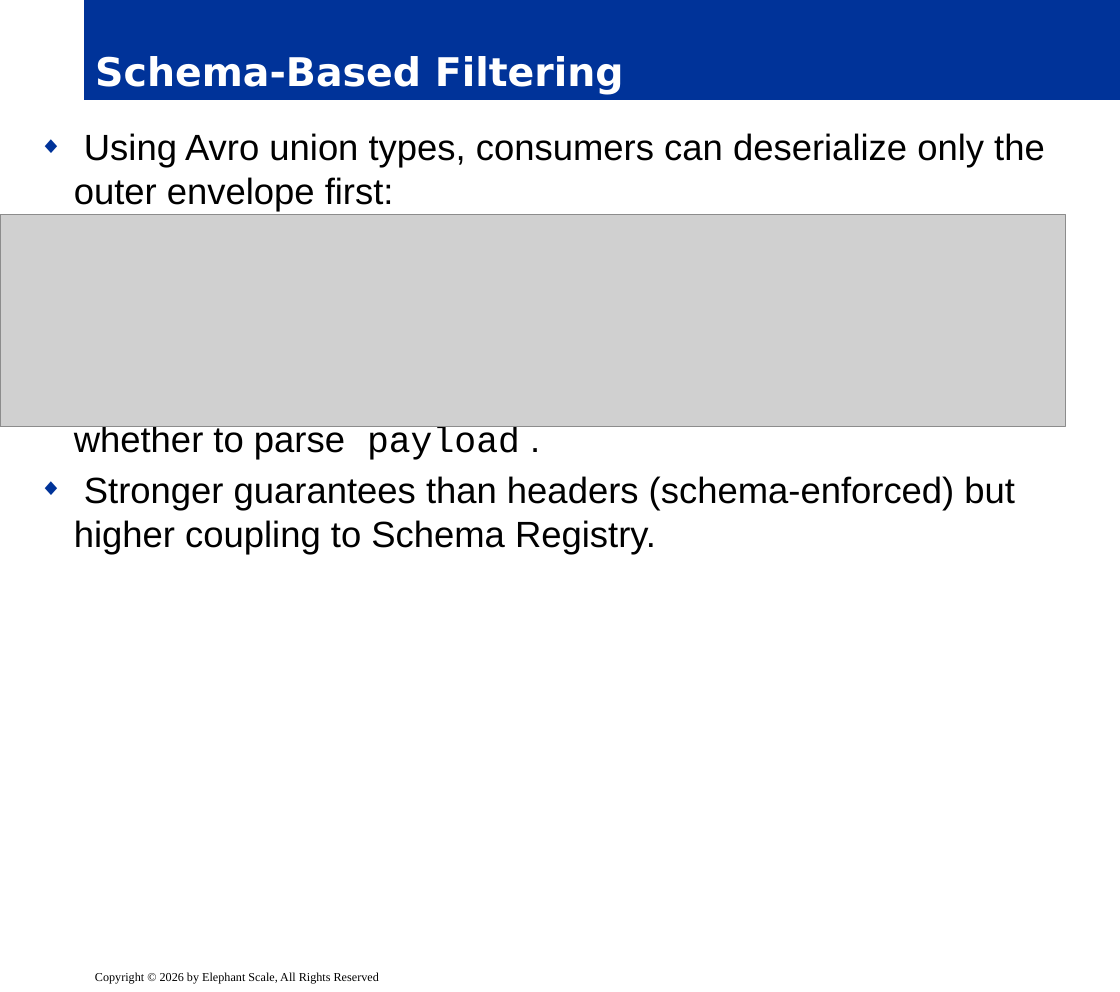
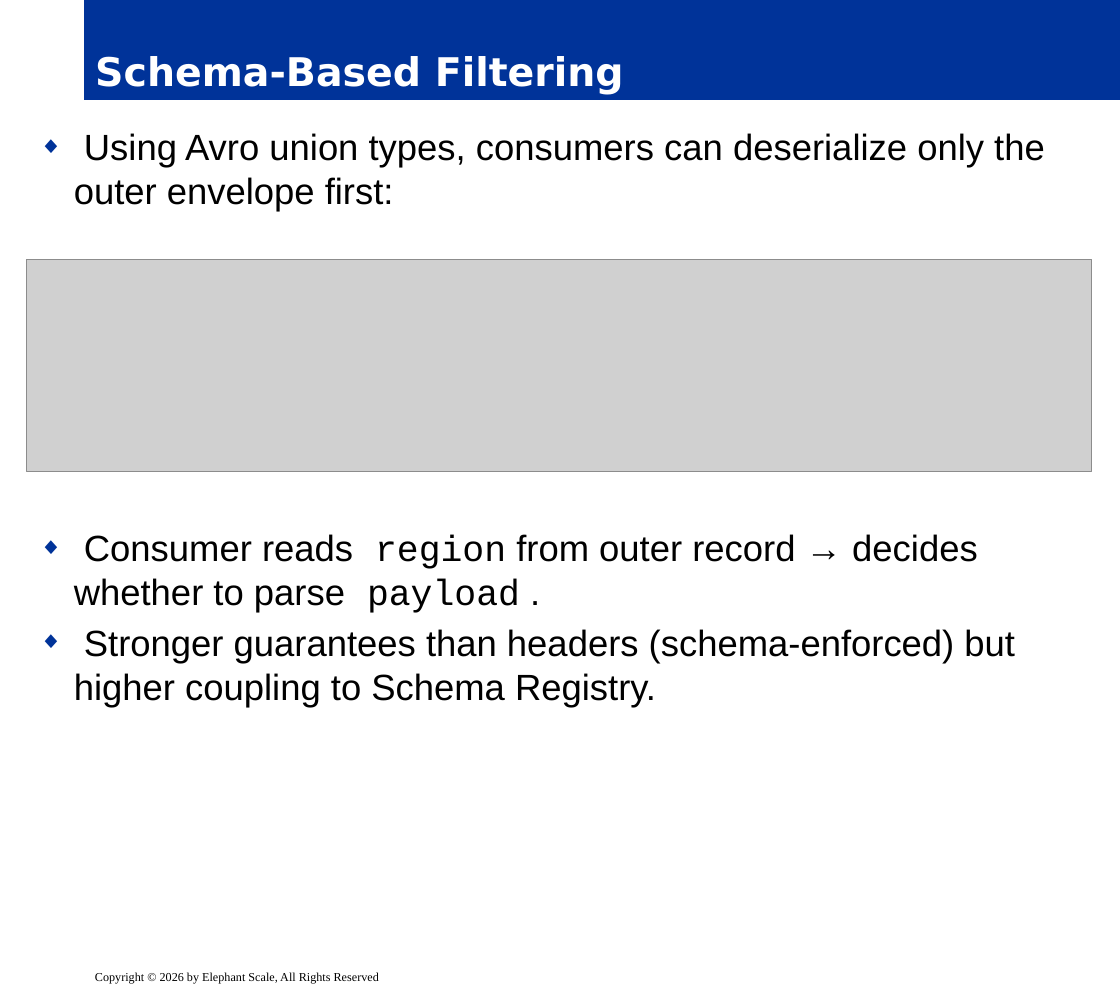
Before and after one commit to elephantscale/Advanced-Kafka-Streaming, a slide deck: slide 10 of slides/release/07__module7.pptx. Drawn at 1120x992 pixels with LibreOffice and Linux fonts; fonts in the diff are those of the drawing; grey boxes stand for pictures; background and template pictures are left out. Boxes give left, top, right and bottom in pixels: in the first picture for what was removed or moved away, otherwise in the second. Text is boxed around its words. In the diff, an @@ line names an element or a change of style, - is before the commit and + after.

```diff
--- a/slides/release/07__module7.pptx
+++ b/slides/release/07__module7.pptx
@@ text "Using Avro union types, consumers ..." rewrapped from box(74, 133, 1045, 554) to box(74, 133, 1045, 707) @@
@@ picture: place and size @@
-picture at box(0, 214, 1065, 426)
+picture at box(26, 259, 1092, 471)
```
Also in this commit, not shown: 13 other slides changed, 2 slides added.
